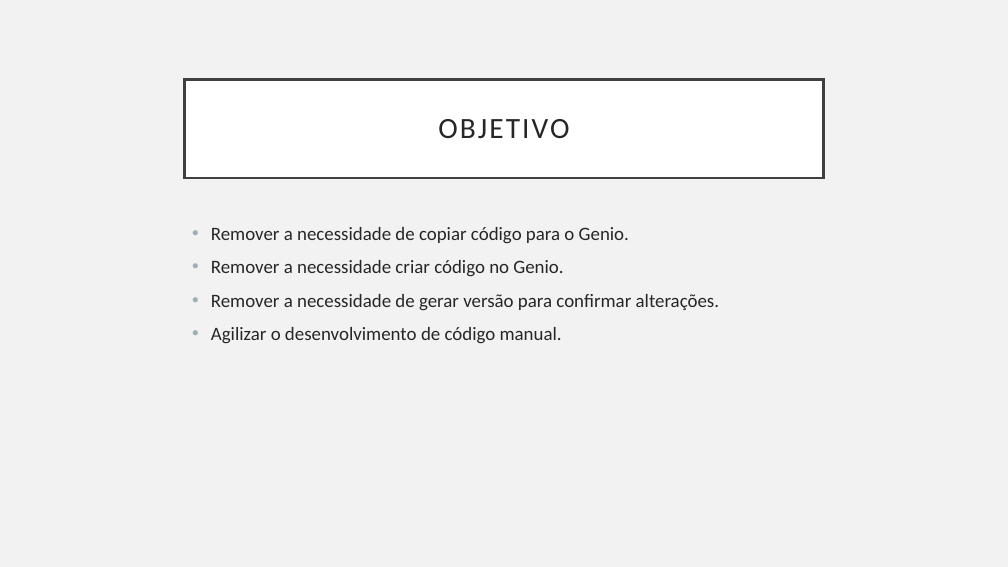
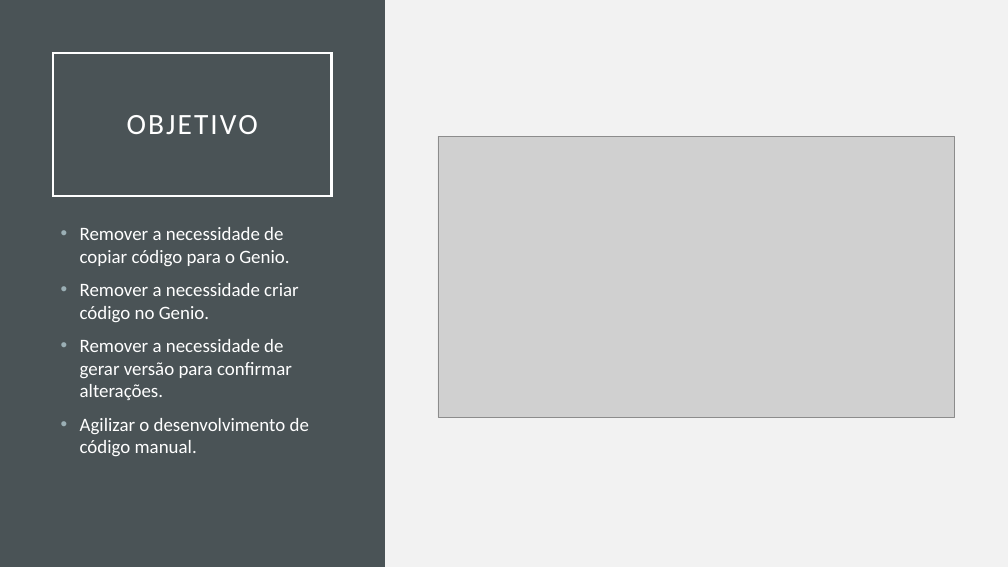
Before and after one commit to tparreira93/CodeFlow, a slide deck: slide 4 of ManualCode/Apresentacao/CodeFlow.pptx. Drawn at 1008x567 pixels with LibreOffice and Linux fonts; fonts in the diff are those of the drawing; grey boxes stand for pictures. Boxes give left, top, right and bottom in pixels: in the first picture for what was removed or moved away, otherwise in the second. Text is boxed around its words. In the diff, an @@ line names an element or a change of style, - is before the commit and + after.

```diff
--- a/ManualCode/Apresentacao/CodeFlow.pptx
+++ b/ManualCode/Apresentacao/CodeFlow.pptx
@@ rectangle added at (x1=0, y1=0, x2=385, y2=567), fill #4A5356 @@
@@ title "OBJETIVO" resized from (x1=185, y1=79, x2=823, y2=178) to (x1=53, y1=53, x2=331, y2=196) @@
@@ title "OBJETIVO" at (x1=53, y1=53, x2=331, y2=196): text colour #262626 to #FFFFFF; fill #FFFFFF to none; outline #404040 2.5 pt to #FFFFFF 2.5 pt @@
@@ picture added at (x1=438, y1=136, x2=955, y2=418) @@
@@ text "Remover a necessidade de copiar ..." moved from (x1=211, y1=227, x2=719, y2=344) to (x1=80, y1=227, x2=309, y2=456) @@
@@ text "Remover a necessidade de copiar ..." at (x1=80, y1=227, x2=309, y2=456): text colour #262626 to #FFFFFF @@
```
Also in this commit, not shown: 5 other slides changed, 5 slides added, 5 other files.
